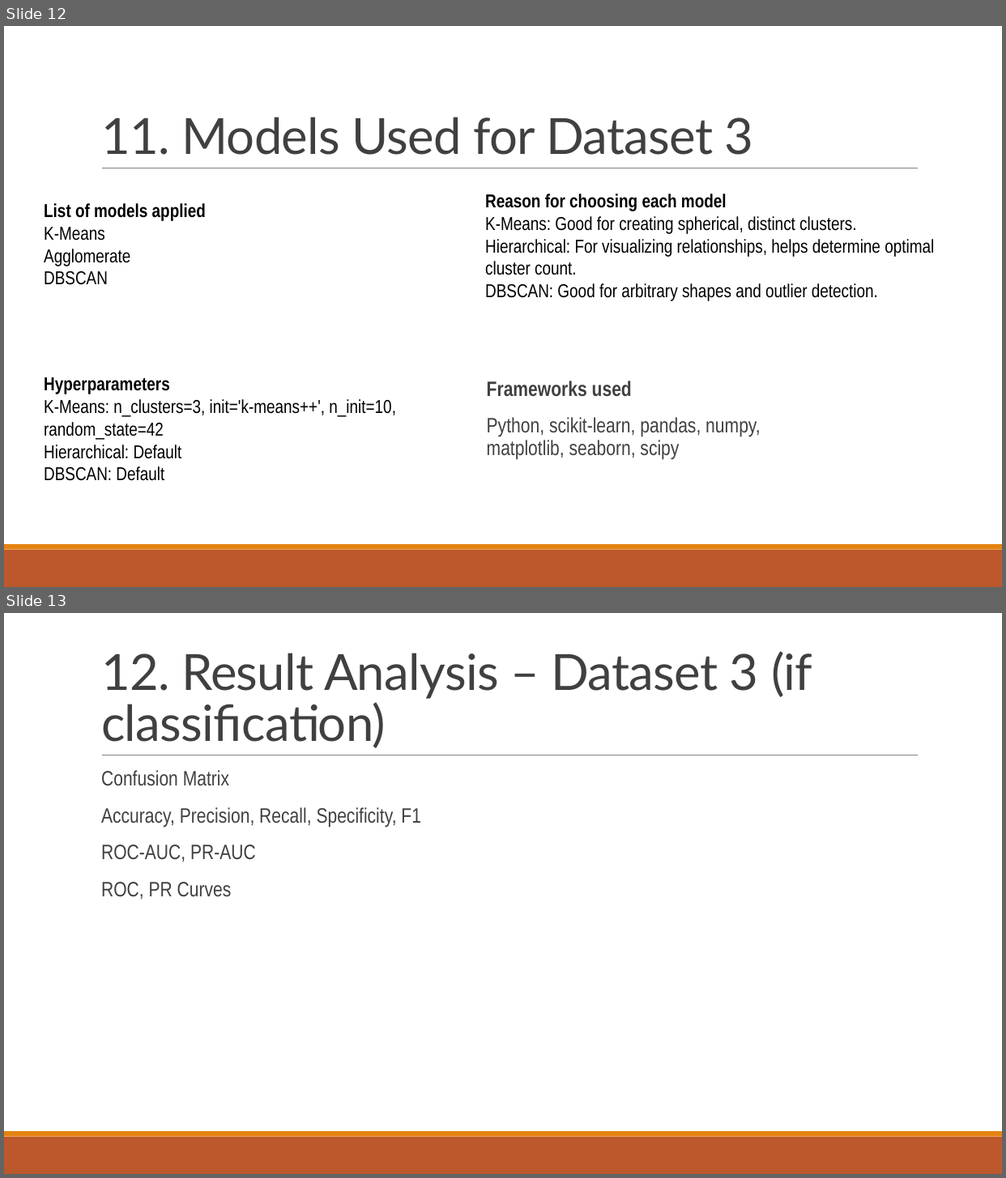
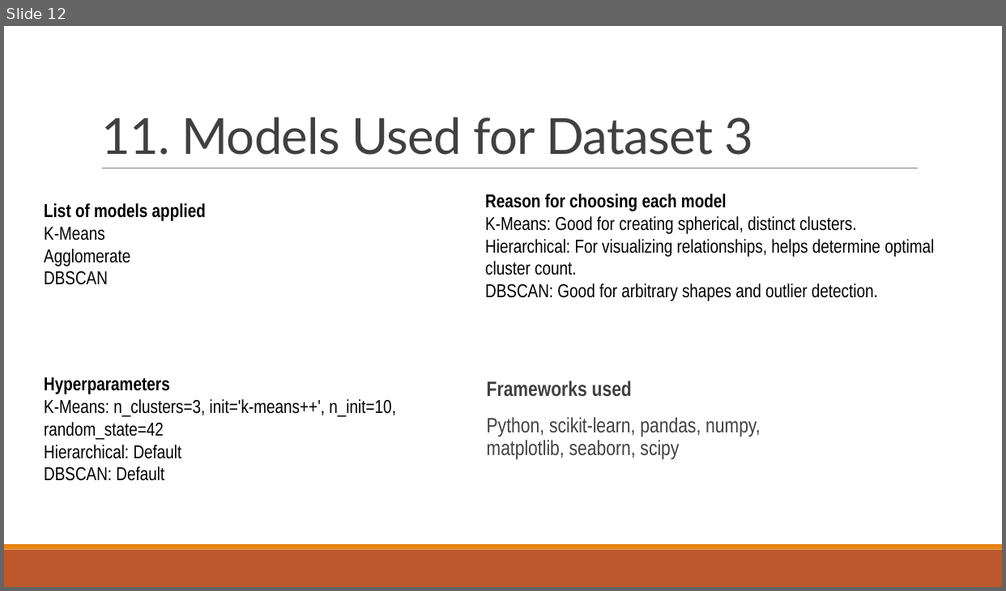
Before and after one commit to akay6483/mmml-ecommerce, a slide deck: docs/23CSE301_A8.pptx. Shown one above the other, each under a label of ours: slides 12 and 13 before the commit, slide 12 after it. The pictures are 1006x1178 and 1006x591 pixels, drawn with LibreOffice and Linux fonts; fonts in the diff are those of the drawing; background and template pictures are left out. Boxes give left, top, right and bottom in pixels: in the first picture for what was removed or moved away, otherwise in the second. Text is boxed around its words. In the diff, an @@ line names an element or a change of style, - is before the commit and + after.

```diff
--- a/docs/23CSE301_A8.pptx
+++ b/docs/23CSE301_A8.pptx
@@ slide 13 removed at (4, 613, 1002, 1174), background picture (left out); not listed: 3 template elements that a slide beside it also shows @@
@@ title removed at (101, 651, 812, 748) @@
-12. Result Analysis – Dataset 3 (if classification)
@@ text removed at (101, 770, 421, 900) @@
-  Confusion Matrix
-  Accuracy, Precision, Recall, Specificity, F1
-  ROC-AUC, PR-AUC
-  ROC, PR Curves
```
Also in this commit, not shown: 1 slide changed, 1 slide added, 2 other files.
